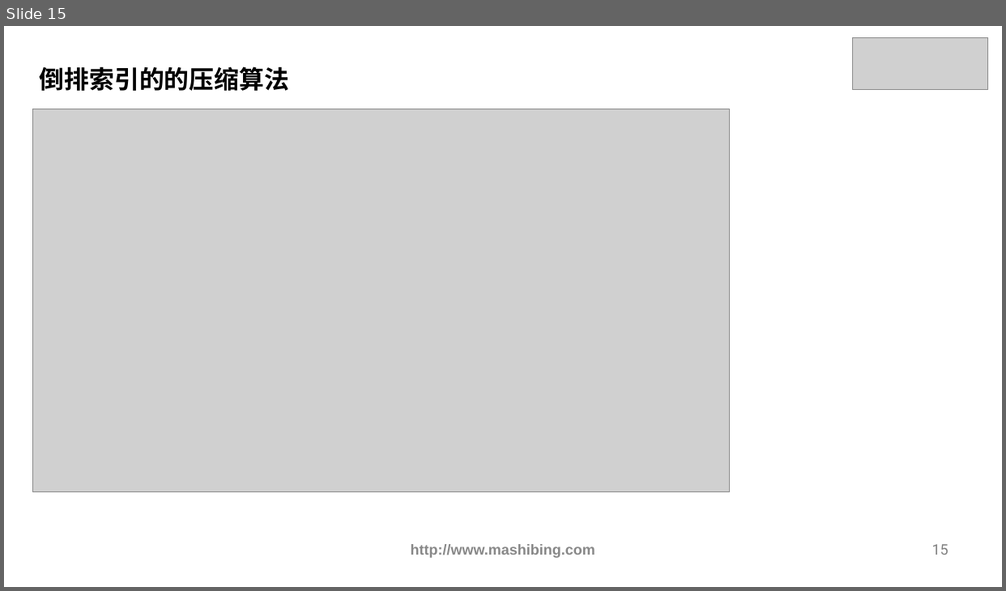
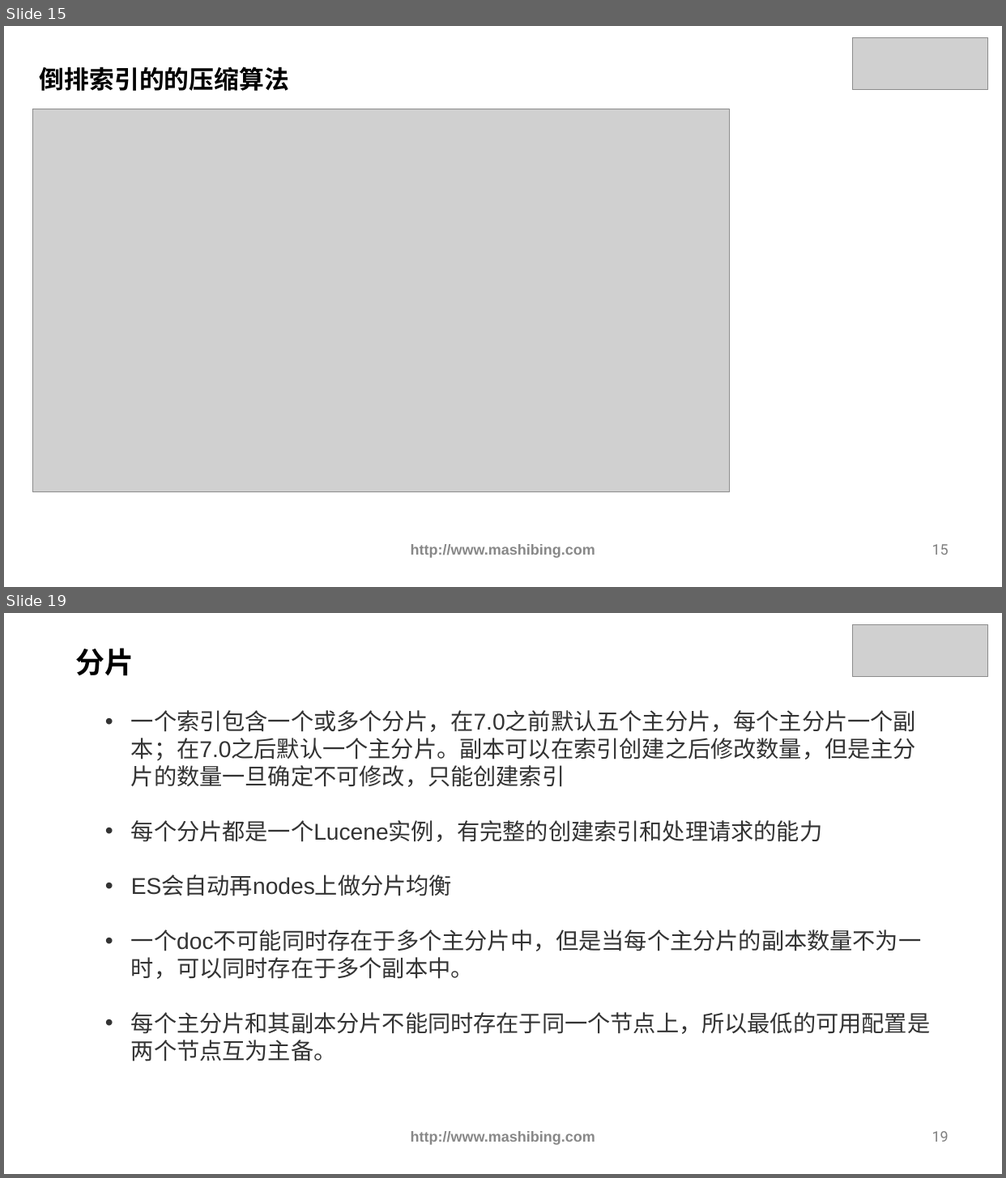
Before and after one commit to ybbstudy/Elastic-Stack, a slide deck: 1 核心知识篇/03-核心概念/课件/核心概念.pptx. Shown one above the other, each under a label of ours: slide 15 before the commit, slides 15 and 19 after it; the slides between them are not shown. The pictures are 1006x591 and 1006x1178 pixels, drawn with LibreOffice and Linux fonts; fonts in the diff are those of the drawing; grey boxes stand for pictures. Boxes give left, top, right and bottom in pixels: in the first picture for what was removed or moved away, otherwise in the second. Text is boxed around its words. In the diff, an @@ line names an element or a change of style, - is before the commit and + after.

```diff
--- a/1 核心知识篇/03-核心概念/课件/核心概念.pptx
+++ b/1 核心知识篇/03-核心概念/课件/核心概念.pptx
@@ slide 19 added at (4, 613, 1002, 1174), background #FFFFFF @@
@@ picture added at (852, 624, 987, 677) @@
@@ text added at (75, 648, 134, 676), 28 pt, text #000000, bold @@
+分片
@@ text added at (131, 710, 930, 1062), 22 pt, text #333333 @@
+• 一个索引包含一个或多个分片，在7.0之前默认五个主分片，每个主分片一个副本；在7.0之后默认一个主分片。副本可以在索引创建之后修改数量，但是主分片的数量一旦确定不可修改，只能创建索引
+• 每个分片都是一个Lucene实例，有完整的创建索引和处理请求的能力
+• ES会自动再nodes上做分片均衡
+• 一个doc不可能同时存在于多个主分片中，但是当每个主分片的副本数量不为一时，可以同时存在于多个副本中。
+• 每个主分片和其副本分片不能同时存在于同一个节点上，所以最低的可用配置是两个节点互为主备。
@@ text added at (411, 1131, 595, 1145), 14 pt, text #888888, bold @@
+http://www.mashibing.com
@@ page number added at (932, 1131, 948, 1142), 14 pt, text #7F7F7F @@
+19
```
Also in this commit, not shown: 4 slides changed, 6 other slides added.
